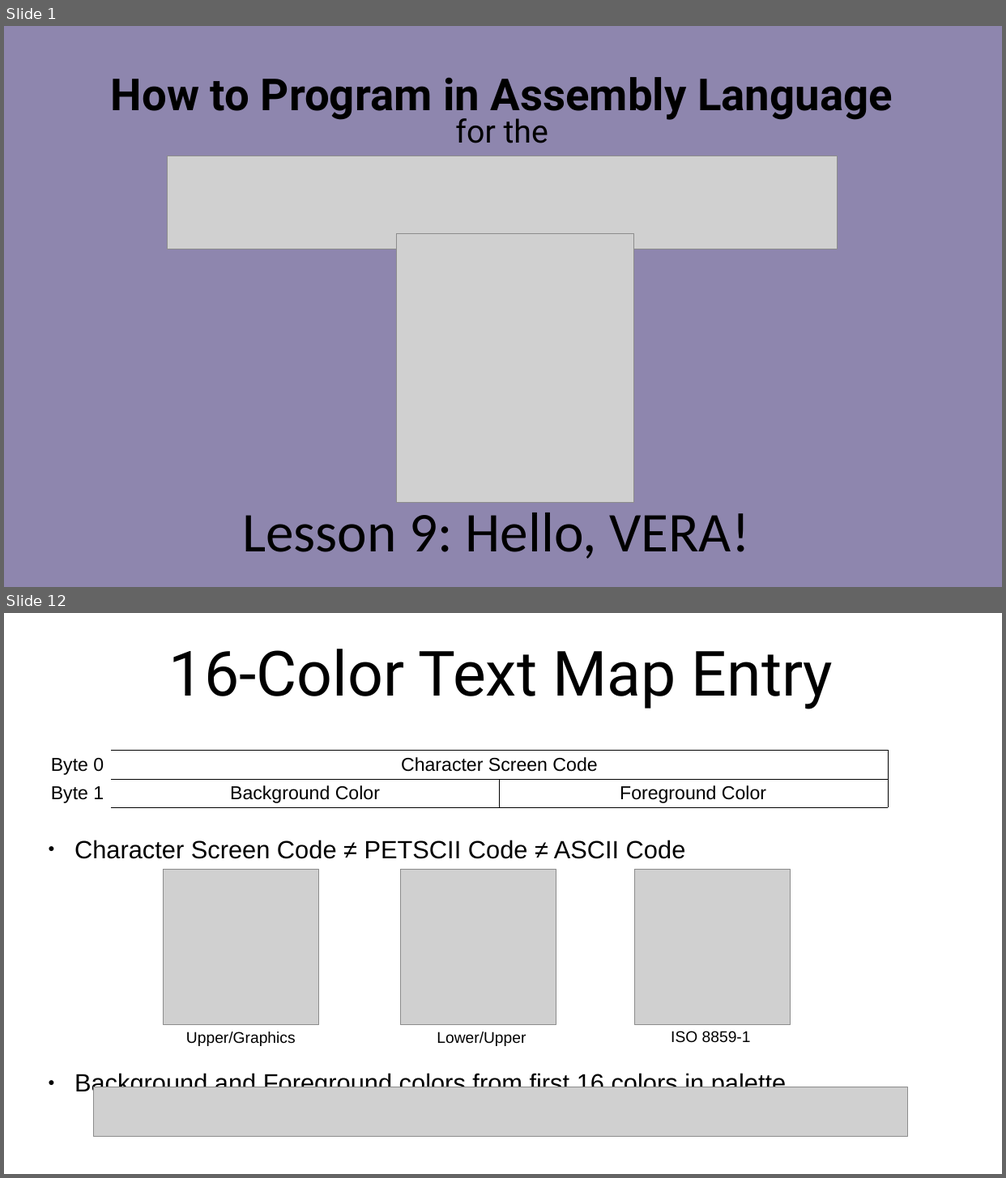
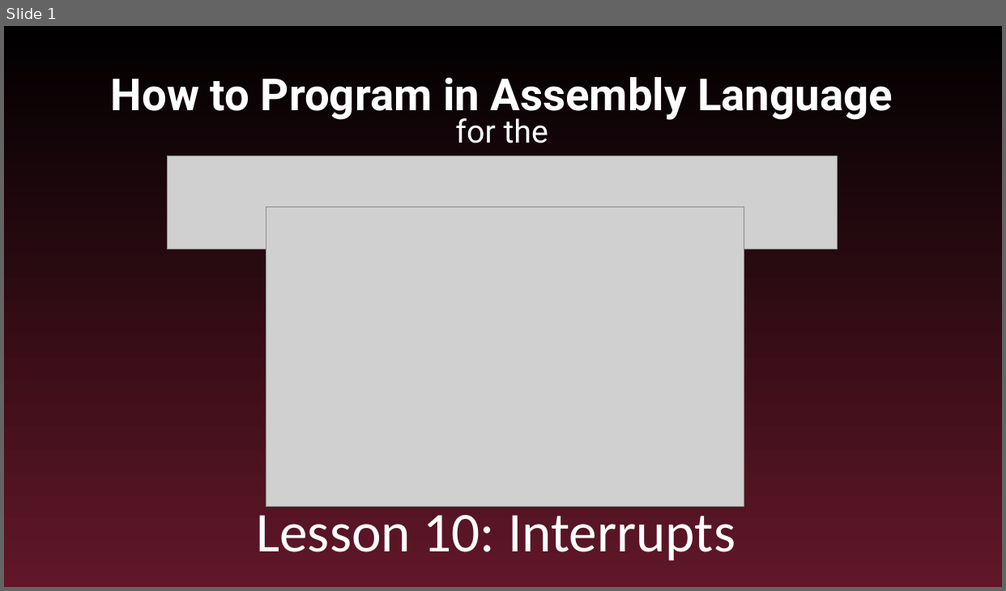
Before and after one commit to SlithyMatt/x16-assembly-tutorial, a slide deck: Lesson10/Lesson10.odp. Shown one above the other, each under a label of ours: slides 1 and 12 before the commit, slide 1 after it; the slides between them are not shown. The pictures are 1006x1178 and 1006x591 pixels, drawn with LibreOffice and Linux fonts; fonts in the diff are those of the drawing; grey boxes stand for pictures. Boxes give left, top, right and bottom in pixels: in the first picture for what was removed or moved away, otherwise in the second. Text is boxed around its words. In the diff, an @@ line names an element or a change of style, - is before the commit and + after.

Commit message:
lesson 10 slides done

```diff
--- a/Lesson10/Lesson10.odp
+++ b/Lesson10/Lesson10.odp
@@ slide 12 removed at box(4, 613, 1002, 1174), background #FFFFFF @@
@@ title removed at box(169, 649, 833, 709) @@
-16-Color Text Map Entry
@@ table removed at box(34, 750, 888, 807), 2 rows, 3 columns @@
-Byte 0 | Character Screen Code | 
-Byte 1 | Background Color | Foreground Color
@@ text removed at box(74, 840, 786, 1097) @@
-● Character Screen Code ≠ PETSCII Code ≠ ASCII Code
-● Background and Foreground colors from first 16 colors in palette
@@ picture removed at box(163, 869, 318, 1024) @@
@@ picture removed at box(401, 869, 556, 1024) @@
@@ picture removed at box(634, 869, 790, 1024) @@
@@ text removed at box(186, 1032, 296, 1046) @@
-Upper/Graphics
@@ text removed at box(437, 1032, 526, 1046) @@
-Lower/Upper
@@ text removed at box(671, 1031, 751, 1043) @@
-ISO 8859-1
@@ picture removed at box(94, 1087, 908, 1137) @@
@@ slide 1 changed as well @@
@@ background #8E86AE to gradient #000000 to #611729 @@
@@ title "How to Program in Assembly ..." at box(111, 77, 893, 143): text colour #000000 to #FFFFFF @@
@@ picture: place and size @@
-picture at box(396, 233, 633, 503)
+picture at box(266, 207, 744, 506)
@@ subtitle at box(256, 506, 735, 561): text changed; text colour #000000 to #FFFFFF @@
-Lesson 9: Hello, VERA!
+Lesson 10: Interrupts
```
Also in this commit, not shown: 6 slides added, 15 other slides removed.
